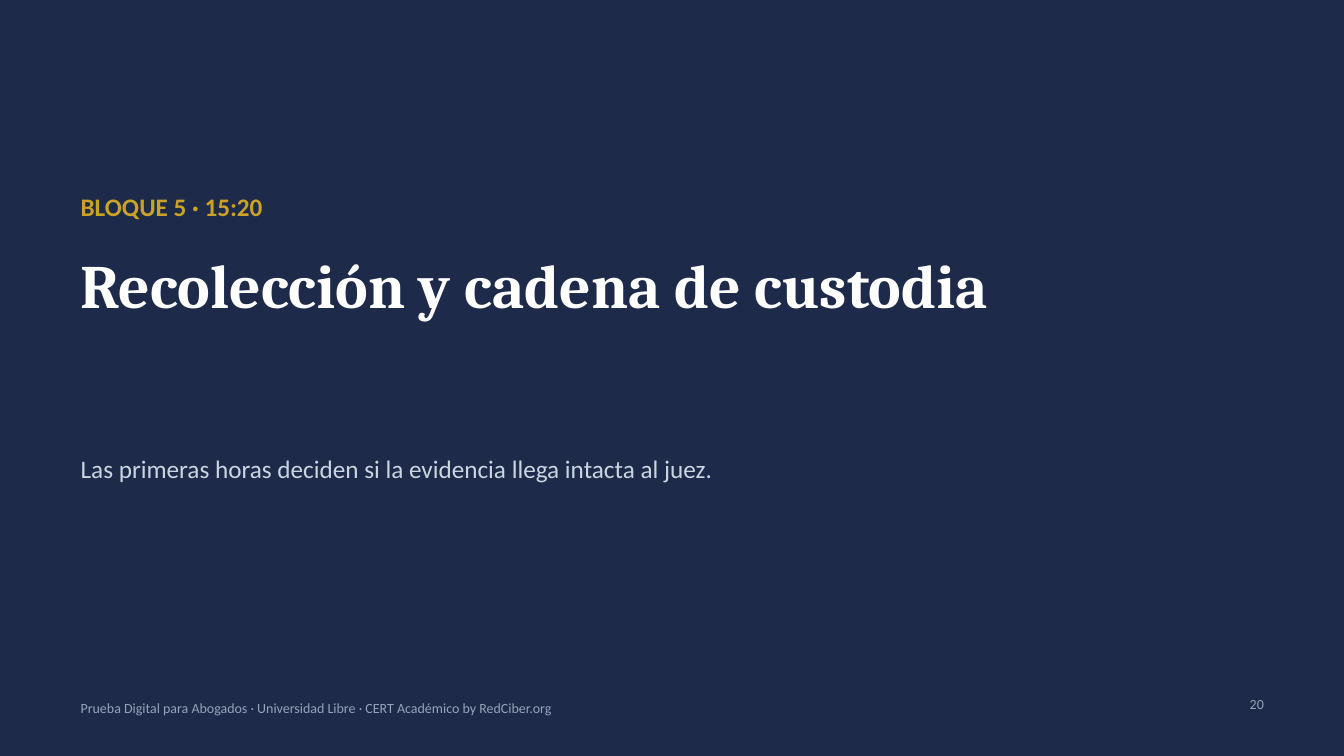
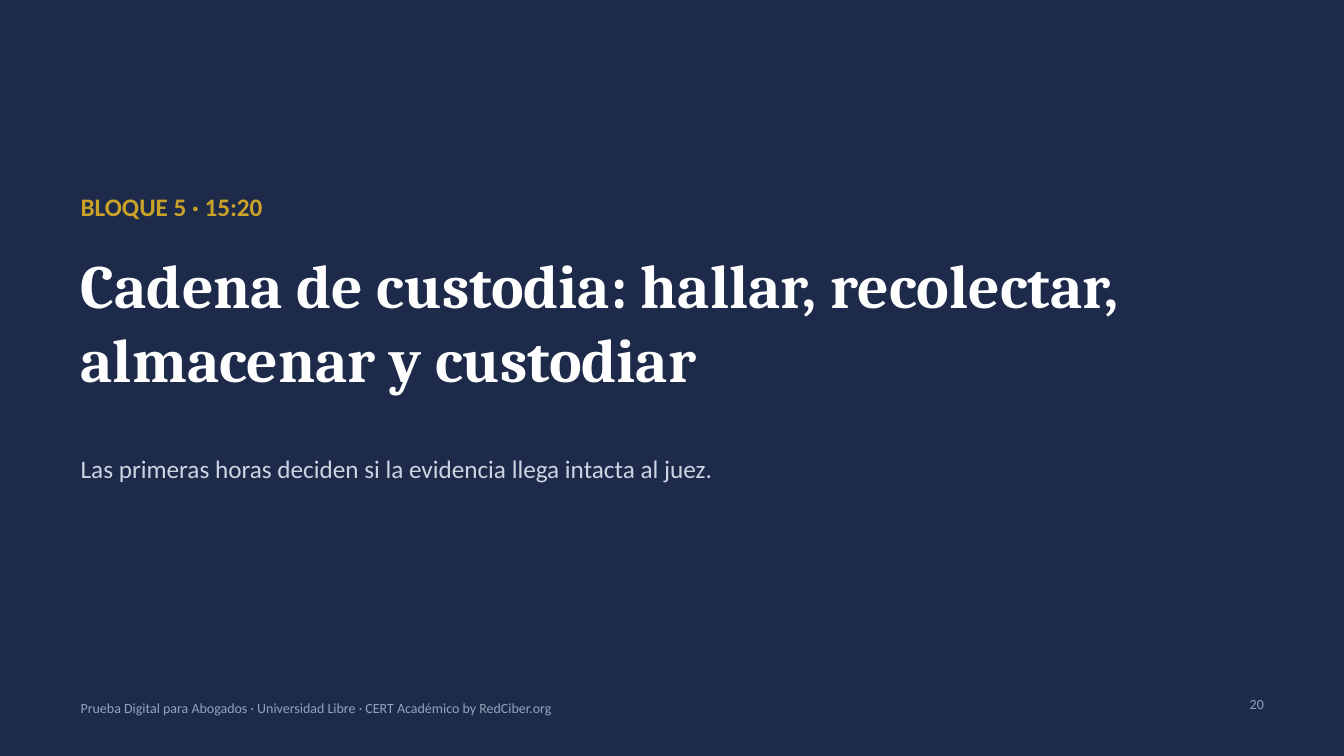
Before and after one commit to CertAcademico/cert-academico-by-redciber-org, a slide deck: slide 20 of materiales/prueba-digital/presentacion-prueba-digital-unilibre.pptx. Drawn at 1344x756 pixels with LibreOffice and Linux fonts; fonts in the diff are those of the drawing. Boxes give left, top, right and bottom in pixels: in the first picture for what was removed or moved away, otherwise in the second. Text is boxed around its words. In the diff, an @@ line names an element or a change of style, - is before the commit and + after.

```diff
--- a/materiales/prueba-digital/presentacion-prueba-digital-unilibre.pptx
+++ b/materiales/prueba-digital/presentacion-prueba-digital-unilibre.pptx
@@ title at [81,265,1119,396]: text changed @@
-Recolección y cadena de custodia
+Cadena de custodia: hallar, recolectar, almacenar y custodiar
```
Also in this commit, not shown: 1 slide added.
